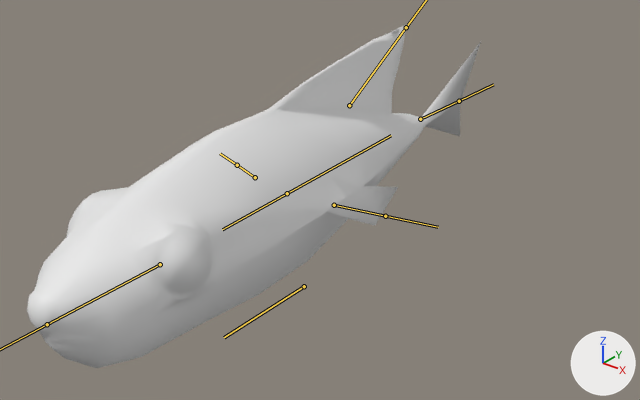
What one commit did to the FBX model Assets/Resources/Player/New player/SM_Player.fbx.
The view is the same before and after, from a 50 mm lens placed at (1.192, -1.429, 1.135), pointed at (0.072, -0.028, 0.267). Lighting does not change. The marker at lower right points along +X, +Y and +Z. The bones that bend it are drawn over the model as lines.
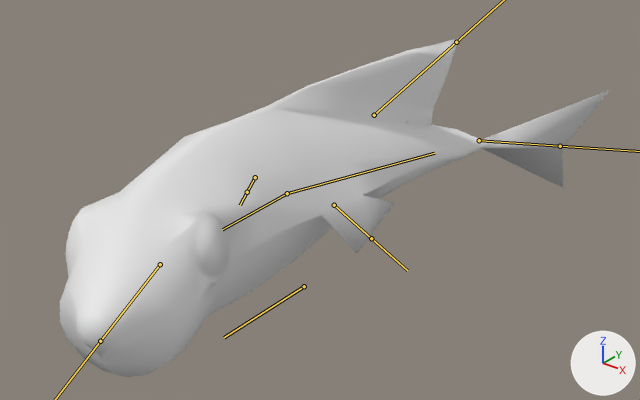
Commit message: Player idle animation

The newer file adds an action. The first version stands in its rest pose; the second is drawn at frame 61 of the action 'Player|Idle'.

The change, as JSON lines over the scene's bpy script:
```json
{"block": "bone_head", "where": "bone_head = bpy.data.objects['Player'].pose.bones['Head']  # child of 'Body'"}
{"op": "set", "path": "bone_head.rotation_quaternion", "old": "(1.0, 0.0, 0.0, 0.0)", "new": "(0.975, -0.008, 0.033, 0.221)", "note": "degrees (0, 0, 0) -> degrees (0, 4, 26)"}
{"block": "bone_fin_l", "where": "bone_fin_l = bpy.data.objects['Player'].pose.bones['Fin.L']  # child of 'Body'"}
{"op": "set", "path": "bone_fin_l.rotation_quaternion", "old": "(1.0, 0.0, 0.0, 0.0)", "new": "(0.932, -0.327, 0.148, 0.038)", "note": "degrees (0, 0, 0) -> degrees (-39, 18, -2)"}
{"block": "bone_fin_r", "where": "bone_fin_r = bpy.data.objects['Player'].pose.bones['Fin.R']  # child of 'Body'"}
{"op": "set", "path": "bone_fin_r.rotation_quaternion", "old": "(1.0, 0.0, 0.0, 0.0)", "new": "(0.941, -0.307, -0.139, -0.036)", "note": "degrees (0, 0, 0) -> degrees (-36, -16, 1)"}
{"block": "bone_tail", "where": "bone_tail = bpy.data.objects['Player'].pose.bones['Tail']"}
{"op": "set", "path": "bone_tail.rotation_quaternion", "old": "(1.0, 0.0, 0.0, 0.0)", "new": "(0.983, 0.0, -0.005, -0.182)", "note": "degrees (0, 0, 0) -> degrees (0, -1, -21)"}
{"block": "bone_fin_b", "where": "bone_fin_b = bpy.data.objects['Player'].pose.bones['Fin.B']  # child of 'Tail'"}
{"op": "set", "path": "bone_fin_b.rotation_quaternion", "old": "(1.0, 0.0, 0.0, 0.0)", "new": "(0.946, 0.0, 0.007, -0.324)", "note": "degrees (0, 0, 0) -> degrees (0, 1, -38)"}
```

Changed parts and their boxes (x1, y1, x2, y2) in the pictures (640 x 400 px):
```json
{"object": "Mesh", "change": "posed", "before": [27, 24, 481, 368], "after": [60, 38, 611, 377], "on screen": "21% wider"}
{"bone": "Head", "before": "(160, 264) to (47, 324)", "after": "(160, 264) to (100, 341)"}
{"bone": "Fin.L", "before": "(334, 205) to (385, 216)", "after": "(334, 205) to (371, 238)"}
{"bone": "Fin.R", "before": "(255, 177) to (237, 165)", "after": "(255, 177) to (247, 192)"}
{"bone": "Tail", "before": "(287, 193) to (391, 135)", "after": "(287, 193) to (434, 153)"}
{"bone": "Fin.B", "before": "(420, 119) to (459, 101)", "after": "(479, 140) to (560, 146)"}
```
